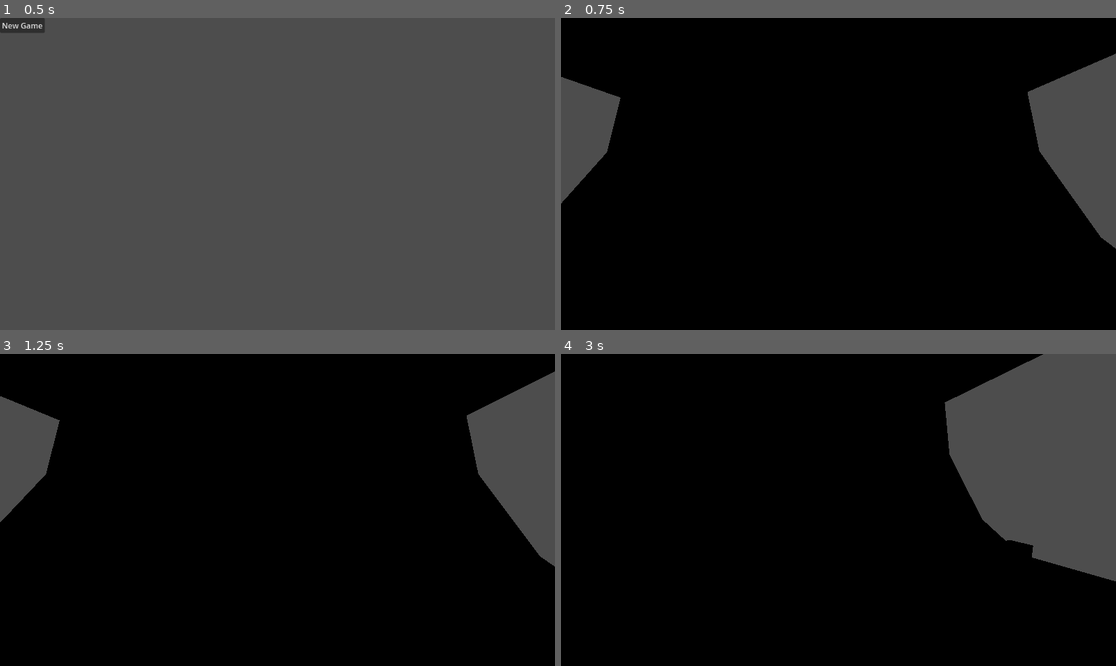
Above: before the commit, frames 1-4 (two rows, left to right).
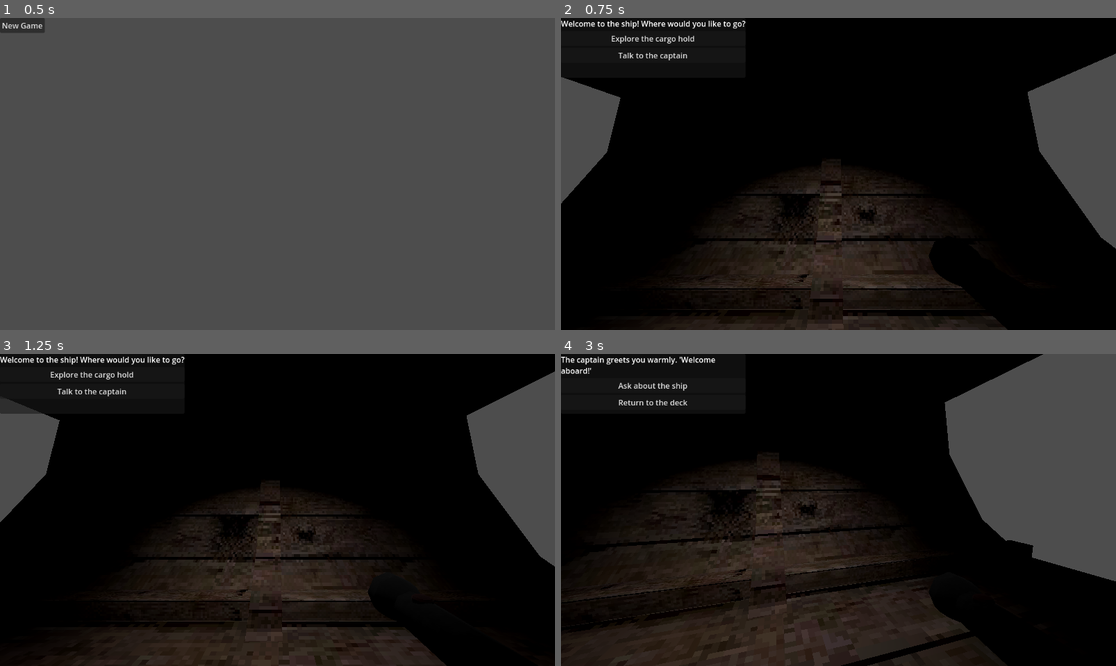
Above: after the commit, the same moments.

Repository: georgebutler/cargo
Game: Godot game, scene res://game.tscn
Two runs of this game, one before a commit and one after it. Both use one fixed random seed, a clock stepped at 60 frames per second and the inputs below.
Inputs (mouse positions are in pixels of both pictures, inside the frame that each line leads up to):
- Up to frame 1 (0.5 s): no input
- Up to frame 2 (0.75 s): click "New Game" at 0.5 s
- Up to frame 3 (1.25 s): no input
- Up to frame 4 (3 s): click (655, 375) at 1.25 s, where only the run after the commit has a clickable "Explore the cargo hold"; click (655, 385) at 2 s, where only the run after the commit has a clickable "Return to the deck"; click (655, 391) at 2.75 s, where only the run after the commit has a clickable "Talk to the captain"

Frame 1 is identical in both runs. In frame 2, 15% of the frame differs, in the area x 0-81%, y 0-100%; in frame 3, 19%; in frame 4, 27%, in the area x 0-79%, y 0-100%.

Commit message:
branching dialogue

Diff:
--- a/dialogue.gd
+++ b/dialogue.gd
@@ -1,4 +1,39 @@
 extends Node
+
+var dialogue_data = {}
+var current_node = null
+
+func load_dialogue_data(file_path: String) -> void:
+	var file = FileAccess.open(file_path, FileAccess.READ)
+	dialogue_data = JSON.parse_string(file.get_as_text())
+	file.close()
+
+func _on_choice_pressed(next_node: String) -> void:
+	start_dialogue(next_node)
+
+func hide_dialogue() -> void:
+	$Display.visible = false
+
+func show_dialogue(text: String, choices: Array) -> void:
+	$Display.visible = true
+	$Display/Dialogue/Container/RichTextLabel.text = text
+
+	for child in $Display/Dialogue/Container/Choices.get_children():
+		child.queue_free()
+
+	for choice in choices:
+		var button = Button.new()
+		button.text = choice["text"]
+		button.pressed.connect(self._on_choice_pressed.bind(choice["next"]))
+		$Display/Dialogue/Container/Choices.add_child(button)
+
+func start_dialogue(node_name: String) -> void:
+	current_node = dialogue_data.get(node_name)
+
+	if current_node:
+		show_dialogue(current_node["text"], current_node["choices"])
+	else:
+		hide_dialogue()
 
 func _ready() -> void:
 	print("Dialogue Module: Loaded")
@@ -6,4 +41,4 @@
 func _on_scene_scene_changed(new_scene: String) -> void:
 	if (new_scene != "ship"):
 		print("Dialogue Module: Hiding UI")
-		$Display.visible = false
+		hide_dialogue()
--- /dev/null
+++ b/dialogue/test.json
@@ -0,0 +1,46 @@
+{
+  "start": {
+	"text": "Welcome to the ship! Where would you like to go?",
+	"choices": [
+	  {
+		"text": "Explore the cargo hold",
+		"next": "cargo_hold"
+	  },
+	  {
+		"text": "Talk to the captain",
+		"next": "captain"
+	  }
+	]
+  },
+  "cargo_hold": {
+	"text": "The cargo hold is empty except for some old crates.",
+	"choices": [
+	  {
+		"text": "Return to the deck",
+		"next": "start"
+	  }
+	]
+  },
+  "captain": {
+	"text": "The captain greets you warmly. 'Welcome aboard!'",
+	"choices": [
+	  {
+		"text": "Ask about the ship",
+		"next": "ask_ship"
+	  },
+	  {
+		"text": "Return to the deck",
+		"next": "start"
+	  }
+	]
+  },
+  "ask_ship": {
+	"text": "'This ship is the pride of the fleet,' says the captain.",
+	"choices": [
+	  {
+		"text": "Thank the captain",
+		"next": "start"
+	  }
+	]
+  }
+}
--- a/environments/ship.tscn
+++ b/environments/ship.tscn
@@ -12,3 +12,8 @@
 
 [node name="ship2" parent="." instance=ExtResource("2_xknj6")]
 transform = Transform3D(1, 0, 0, 0, 1, 0, 0, 0, 1, -5, 0, 0)
+
+[node name="SpotLight3D" type="SpotLight3D" parent="."]
+transform = Transform3D(1, 0, 0, 0, 0.258819, 0.965926, 0, -0.965926, 0.258819, -0.0842161, 4.81936, -1.6205)
+light_energy = 4.07
+spot_range = 5.438
--- a/game.gd
+++ b/game.gd
@@ -8,9 +8,13 @@
 func _on_scene_scene_changed(new_scene: String) -> void:
 	state["scene"] = new_scene
 
-	if (state["scene"] == "ship"):
+	if (state["scene"] == "main_menu"):
+		state["phase"] = -1
+	elif (state["scene"] == "ship"):
 		state["phase"] = 0
-		print("Lets do this...")
+
+		$Dialogue.load_dialogue_data("res://dialogue/test.json")
+		$Dialogue.start_dialogue("start")
 
 func _ready() -> void:
 	$Scene.main_menu()
--- a/main_menu.gd
+++ b/main_menu.gd
@@ -4,6 +4,9 @@
 	$"../Scene".new_game()
 
 func _on_scene_scene_changed(new_scene: String) -> void:
-	if (new_scene != "main_menu"):
+	if (new_scene == "main_menu"):
+		print("Main Menu: Showing UI")
+		visible = true
+	else:
 		print("Main Menu: Hiding UI")
 		visible = false
--- a/scene.gd
+++ b/scene.gd
@@ -8,7 +8,6 @@
 
 	var scene = preload("res://environments/main_menu.tscn").instantiate()
 	$Environment.add_child(scene)
-
 	scene_changed.emit("main_menu")
 
 func new_game() -> void:
@@ -17,7 +16,6 @@
 
 	var scene = preload("res://environments/ship.tscn").instantiate()
 	$Environment.add_child(scene)
-
 	scene_changed.emit("ship")
 
 func _ready() -> void:
--- /dev/null
+++ b/ship/planks.tres
@@ -0,0 +1,10 @@
+[gd_resource type="StandardMaterial3D" load_steps=2 format=3 uid="uid://y3l1h8i7o5m3"]
+
+[ext_resource type="Texture2D" uid="uid://u4d4pblagsm4" path="res://ship/ship_d19e01c6bcbd3bf4c4c8e99d9d2a5f5f.jpg" id="1_6ceod"]
+
+[resource]
+shading_mode = 2
+diffuse_mode = 1
+specular_mode = 2
+albedo_texture = ExtResource("1_6ceod")
+texture_filter = 0
Not shown, changed: ship/ship.glb.import
